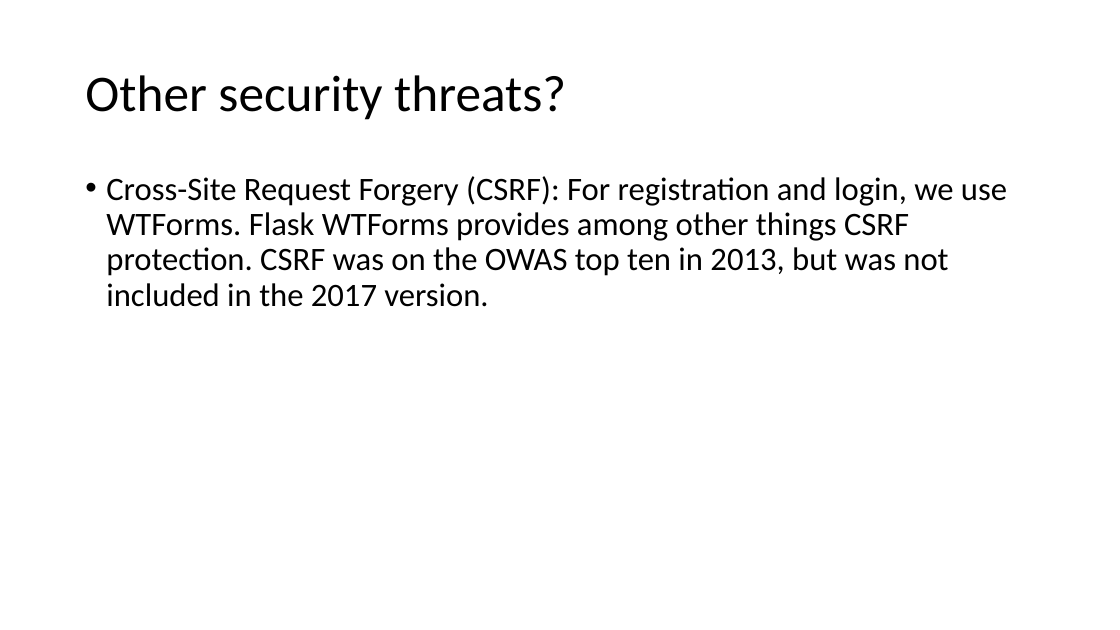
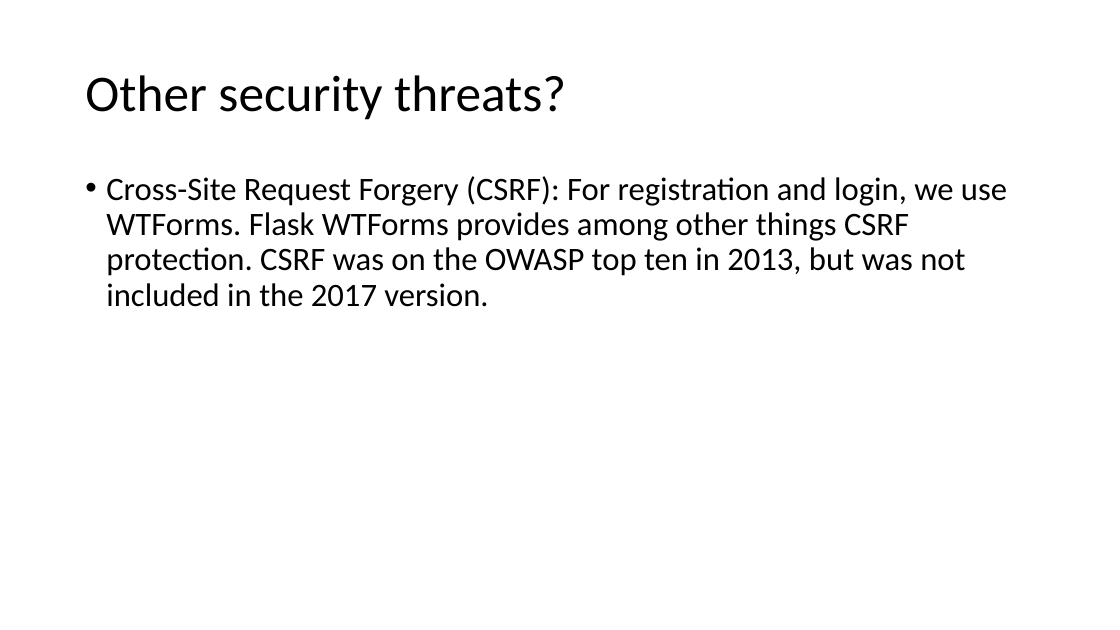
Before and after one commit to jkunnas58/dat250_netbank_fall_2020, a slide deck: slide 21 of Project_report_group_9.pptx. Drawn at 1120x630 pixels with LibreOffice and Linux fonts; fonts in the diff are those of the drawing. Boxes give left, top, right and bottom in pixels: in the first picture for what was removed or moved away, otherwise in the second. Text is boxed around its words. In the diff, an @@ line names an element or a change of style, - is before the commit and + after.

```diff
--- a/Project_report_group_9.pptx
+++ b/Project_report_group_9.pptx
@@ text at (106, 176, 1007, 307): text changed @@
-• Cross-Site Request Forgery (CSRF): For registration and login, we use WTForms. Flask WTForms provides among other things CSRF protection. CSRF was on the OWAS top ten in 2013, but was not included in the 2017 version.
+• Cross-Site Request Forgery (CSRF): For registration and login, we use WTForms. Flask WTForms provides among other things CSRF protection. CSRF was on the OWASP top ten in 2013, but was not included in the 2017 version.
```
Also in this commit, not shown: 4 other slides changed.
